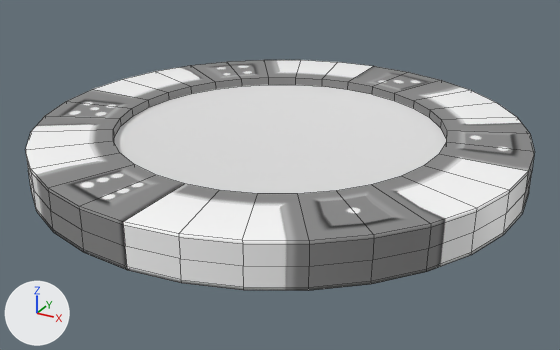
Before and after pictures for a commit that changed the Blender file Files - UNITY/In The Cards/Assets/3D Assets/Pokechip.blend.
Rendered twice from a camera (50 mm lens) standing at (1.448, -2.632, 1.175) and looking at (0.025, -0.046, -0.119). Every picture has the same lights, and +X, +Y and +Z are marked at lower left. Mesh edges are drawn as thin lines.

In view in the first picture: 'PokerChip'.
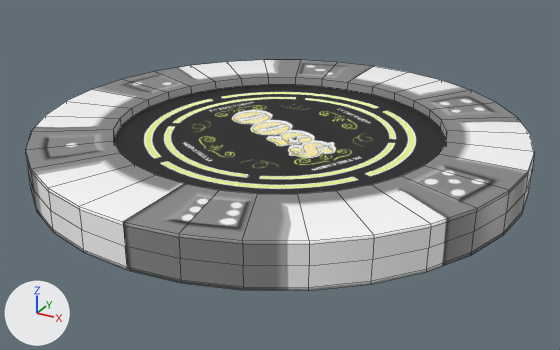
The newer file is also turned or shifted as a whole; pictures and numbers use the older file's frame.

What differs and where, as boxes (x1, y1, x2, y2) in the pictures (560 x 350 px):
'PokerChip', surface changed, mesh turned: (25, 60, 535, 291) in both

The change, as a diff of the scene's bpy script:
```diff
--- a/Files - UNITY/In The Cards/Assets/3D Assets/Pokechip.blend.py
+++ b/Files - UNITY/In The Cards/Assets/3D Assets/Pokechip.blend.py
@@ img_pokerchip_innergraphic_500_jpg @@
+img_pokerchip_innergraphic_500_jpg = load_image('PokerChip_InnerGraphic_500.jpg', '../../../../Files - GIMP/Exported Tests/PokerChip_InnerGraphic_500.jpg', 1024, 1024, 'sRGB')
@@ mat_inner_graphic @@
 mat_inner_graphic = principled_material('Inner Graphic')
-mat_inner_graphic.base_color = (0.8, 0.8, 0.8)  # white #e7e7e7
+mat_inner_graphic.texture = img_pokerchip_innergraphic_500_jpg
@@ me_cylinder @@
 me_cylinder.from_pydata(...)  # 288 vertices, 258 faces; spans x -1.0..1.0, y -1.0..1.0, z -1.0..1.0
 # used by ob_pokerchip; location = (0.0, 0.0, 0.0); scale = (1.0, 1.0, 0.0852)
+# me_cylinder part 1: the whole mesh is turned 180 degrees about the y axis through its middle
 me_cylinder.materials.append(mat_outer_ring)
```
